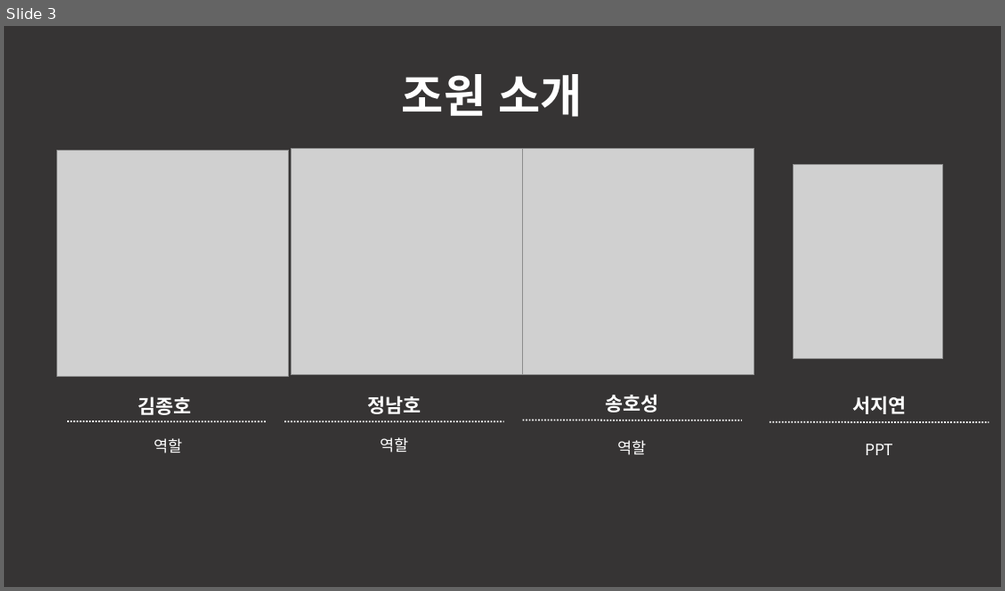
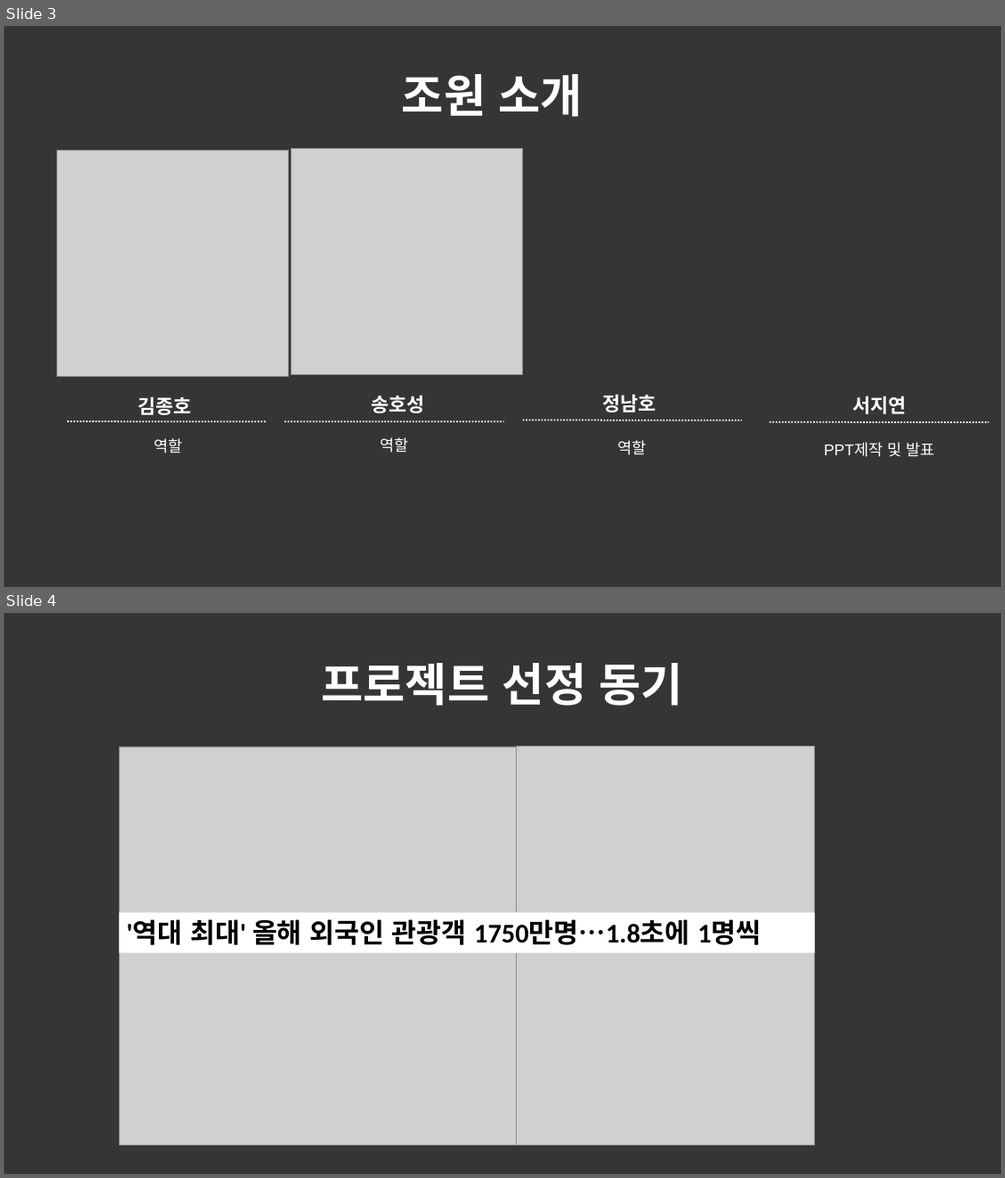
Before and after one commit to shs1234/project1, a slide deck: 분석.pptx. Shown one above the other, each under a label of ours: slide 3 before the commit, slides 3 and 4 after it. The pictures are 1005x591 and 1005x1178 pixels, drawn with LibreOffice and Linux fonts; fonts in the diff are those of the drawing; grey boxes stand for pictures; background and template pictures are left out; a plain dark background stands for a picture behind light text. Boxes give left, top, right and bottom in pixels: in the first picture for what was removed or moved away, otherwise in the second. Text is boxed around its words. In the diff, an @@ line names an element or a change of style, - is before the commit and + after.

```diff
--- a/분석.pptx
+++ b/분석.pptx
@@ slide 4 added at [4, 613, 1001, 1174], background picture (left out); not listed: 1 template element that a slide beside it also shows @@
@@ text added at [322, 663, 683, 706], 44 pt, text #FFFFFF, bold @@
+프로젝트 선정 동기
@@ picture added at [119, 747, 517, 1144] @@
@@ picture added at [517, 747, 815, 941] @@
@@ rectangle added at [119, 912, 815, 952], fill #FFFFFF, 26 pt, text #000000, bold @@
+'역대 최대' 올해 외국인 관광객 1750만명…1.8초에 1명씩
@@ picture added at [517, 942, 815, 1144] @@
@@ slide 3 changed as well @@
@@ picture removed at [523, 149, 755, 375] @@
@@ picture removed at [793, 164, 943, 358] @@
@@ text "송호성": place and size @@
-text "송호성" at [606, 394, 659, 412]
+text "송호성" at [372, 394, 425, 413]
@@ text "정남호": place and size @@
-text "정남호" at [368, 395, 421, 414]
+text "정남호" at [603, 394, 656, 412]
@@ text at [824, 442, 934, 457]: text changed; font Noto Sans CJK KR to Arial @@
-PPT
+PPT제작 및 발표
```
Also in this commit, not shown: 5 other slides changed, 8 other slides added, 6 slides removed.
